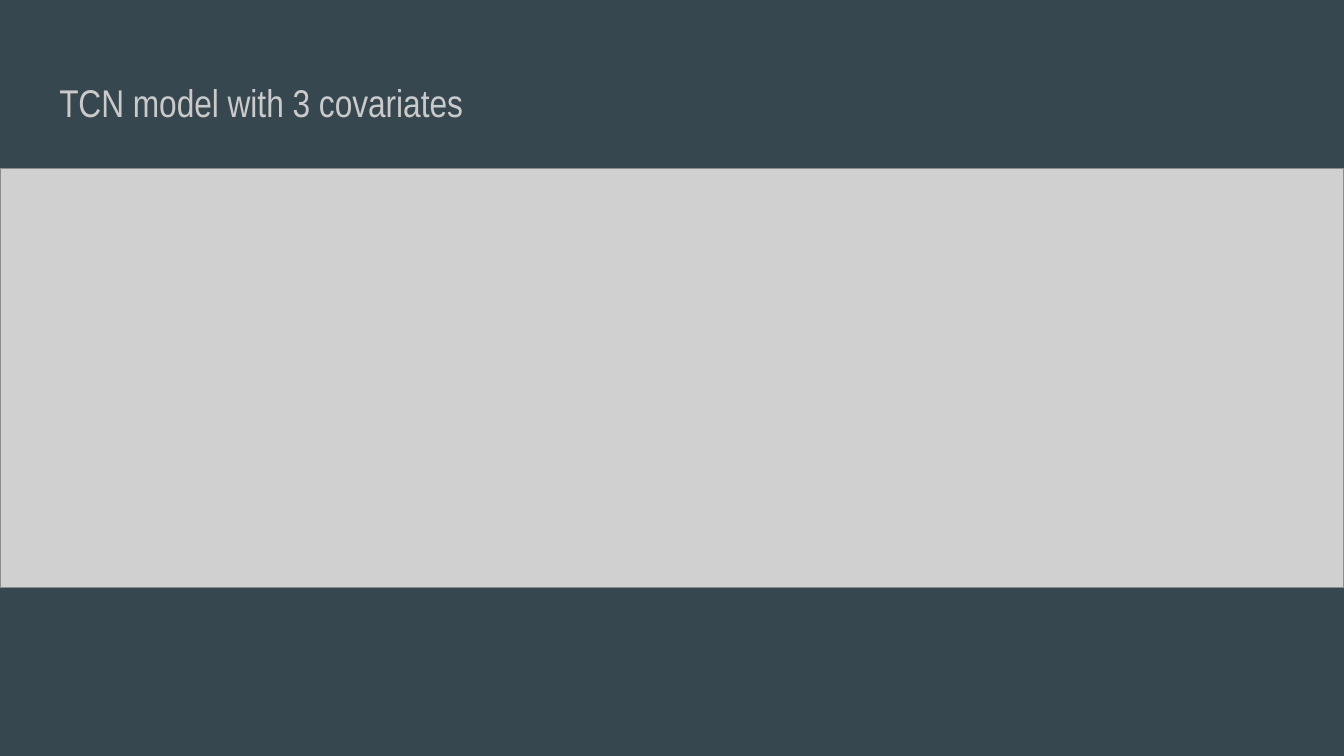
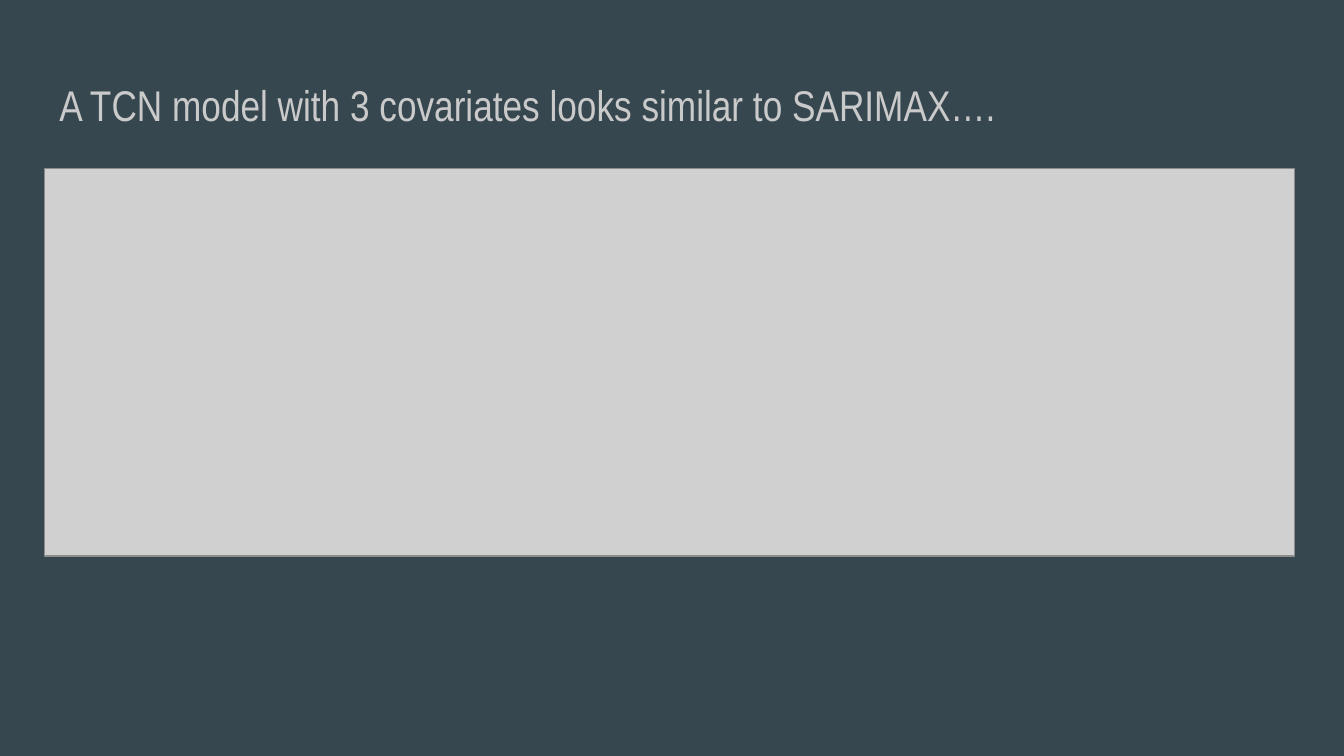
Before and after one commit to inaug22/capstone3, a slide deck: slide 11 of Capstone3Presentation.pptx (slide 10 before the commit). Drawn at 1344x756 pixels with LibreOffice and Linux fonts; fonts in the diff are those of the drawing; grey boxes stand for pictures. Boxes give left, top, right and bottom in pixels: in the first picture for what was removed or moved away, otherwise in the second. Text is boxed around its words. In the diff, an @@ line names an element or a change of style, - is before the commit and + after.

```diff
--- a/Capstone3Presentation.pptx
+++ b/Capstone3Presentation.pptx
@@ title at [59, 90, 995, 122]: text changed; size 20.7 to 23 pt @@
-TCN model with 3 covariates
+A TCN model with 3 covariates looks similar to SARIMAX….
@@ picture: place and size @@
-picture at [0, 168, 1344, 587]
+picture at [44, 168, 1294, 555]
```
Also in this commit, not shown: 8 other slides changed, 2 slides added, 1 slide removed.
